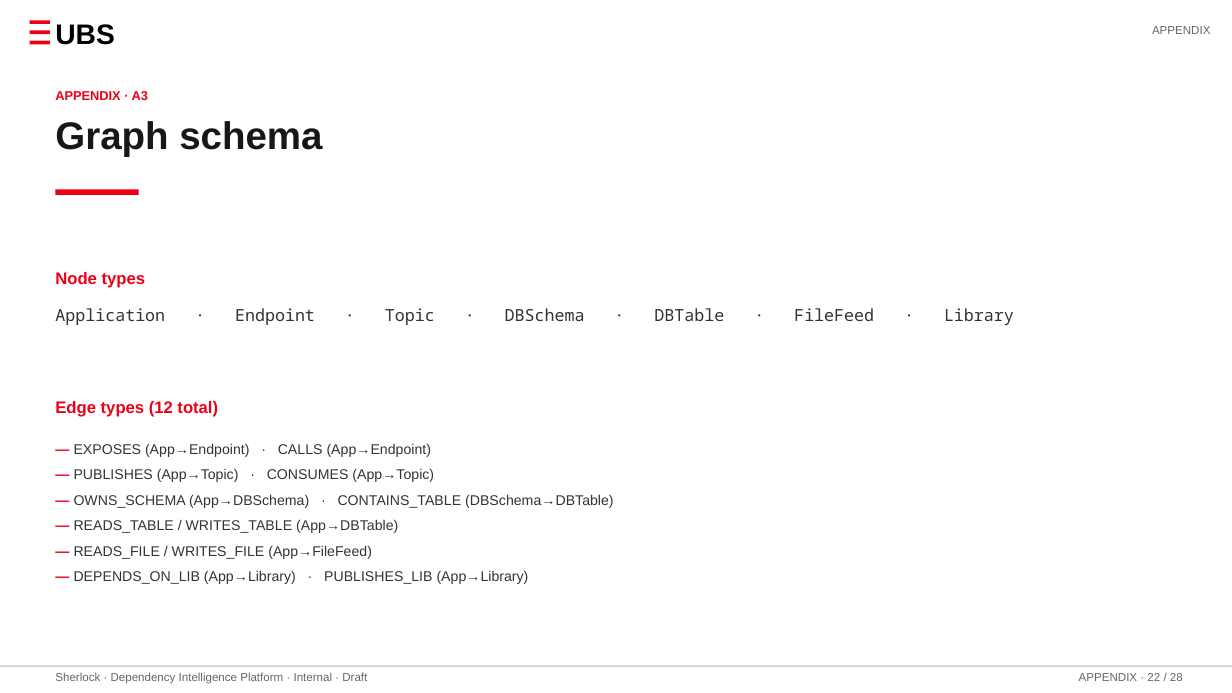
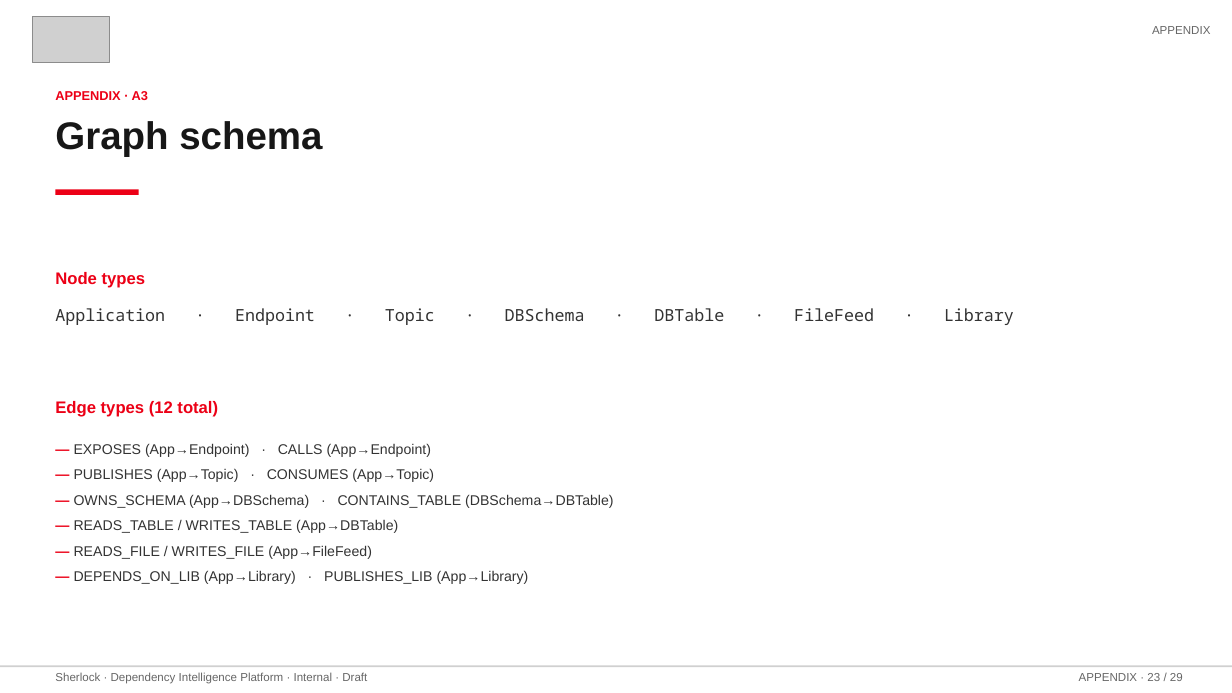
Before and after one commit to stoufeeq/Sherlock, a slide deck: slide 23 of Sherlock_CTO_Pitch.pptx (slide 22 before the commit). Drawn at 1232x693 pixels with LibreOffice and Linux fonts; fonts in the diff are those of the drawing; grey boxes stand for pictures. Boxes give left, top, right and bottom in pixels: in the first picture for what was removed or moved away, otherwise in the second. Text is boxed around its words. In the diff, an @@ line names an element or a change of style, - is before the commit and + after.

```diff
--- a/Sherlock_CTO_Pitch.pptx
+++ b/Sherlock_CTO_Pitch.pptx
@@ rectangle removed at (30, 20, 50, 24) @@
@@ picture added at (32, 17, 109, 63) @@
@@ text removed at (55, 24, 114, 45) @@
-UBS
@@ rectangle removed at (30, 30, 50, 34) @@
@@ rectangle removed at (30, 41, 50, 44) @@
@@ text at (1079, 673, 1183, 681): text changed @@
-APPENDIX · 22 / 28
+APPENDIX · 23 / 29
```
Also in this commit, not shown: 25 other slides changed, 1 slide added, 21 other files.
